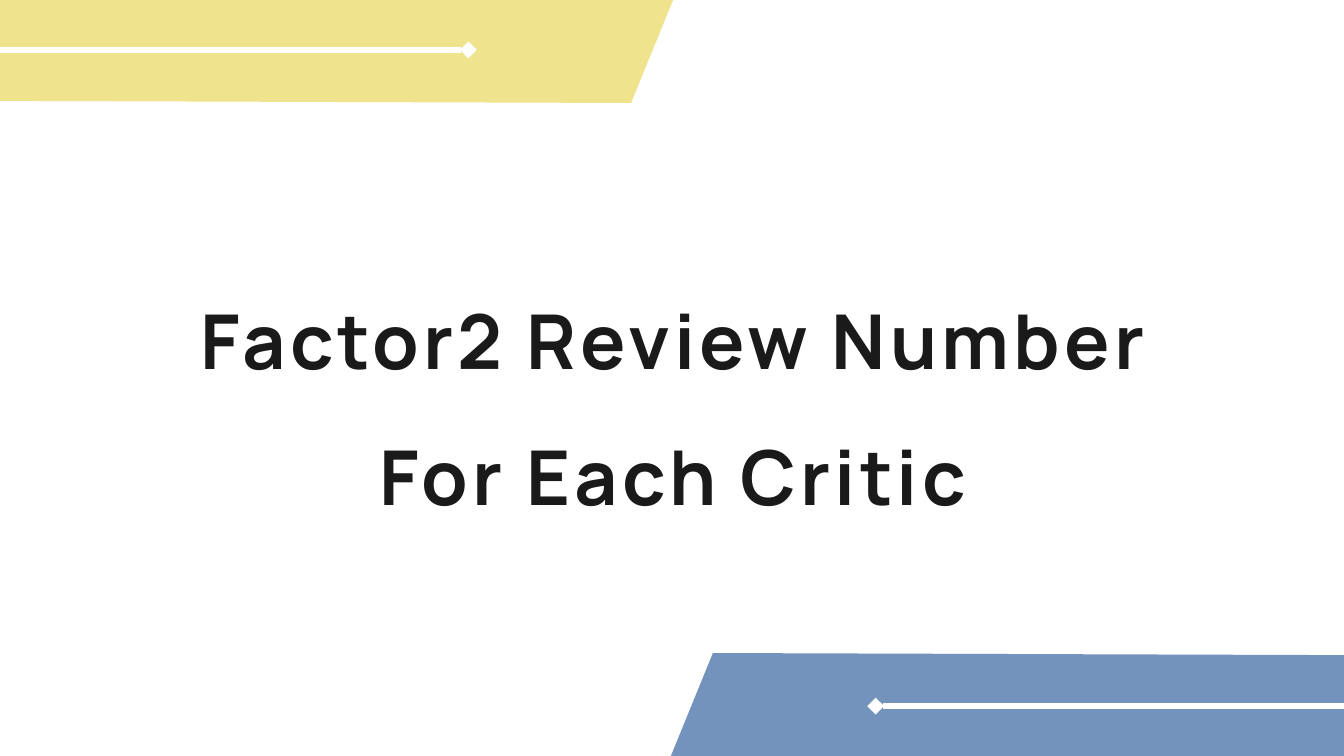
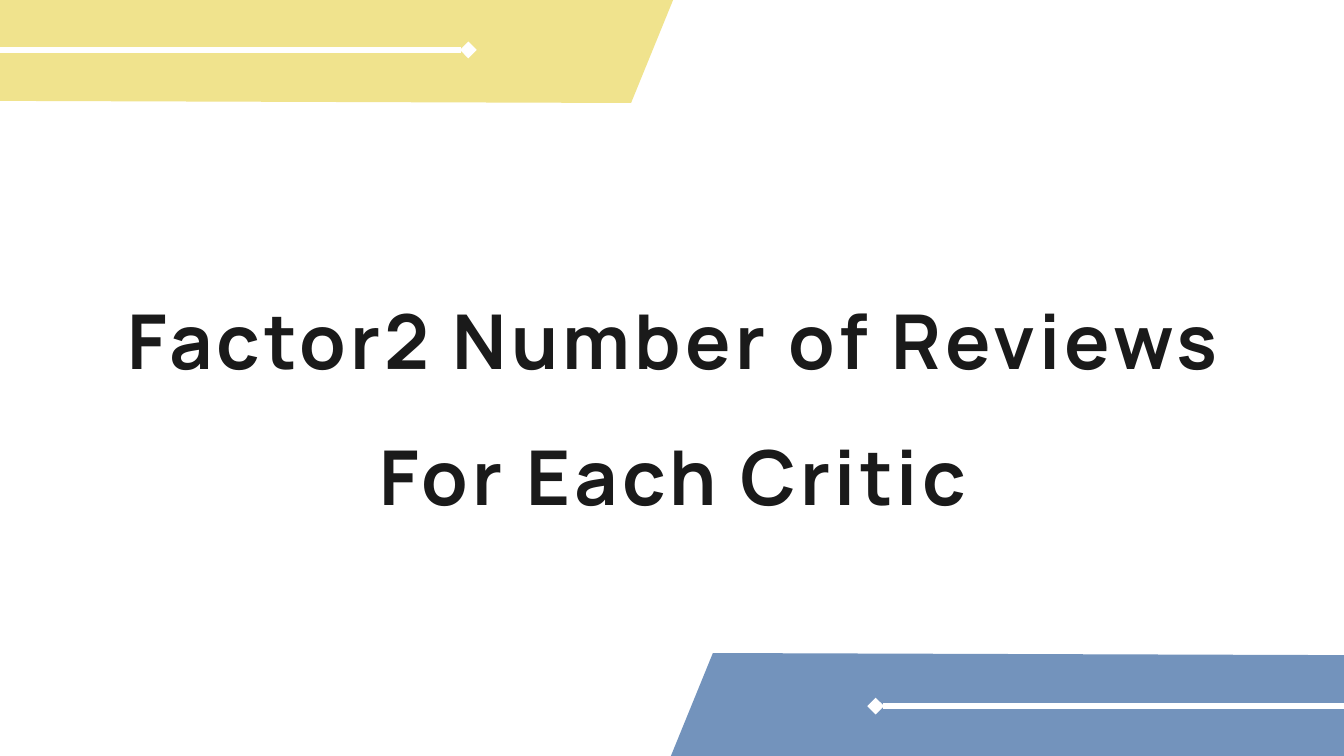
Before and after one commit to miazhx/metacritic, a slide deck: slide 12 of Metacritic Scrapy Project - Hanxiao(Mia) Zhang.pptx. Drawn at 1344x756 pixels with LibreOffice and Linux fonts; fonts in the diff are those of the drawing. Boxes give left, top, right and bottom in pixels: in the first picture for what was removed or moved away, otherwise in the second. Text is boxed around its words. In the diff, an @@ line names an element or a change of style, - is before the commit and + after.

```diff
--- a/Metacritic Scrapy Project - Hanxiao(Mia) Zhang.pptx
+++ b/Metacritic Scrapy Project - Hanxiao(Mia) Zhang.pptx
@@ text at [127, 313, 1217, 370]: text changed @@
-Factor2 Review Number
+Factor2 Number of Reviews
```
Also in this commit, not shown: 3 other slides changed, 2 other files.
